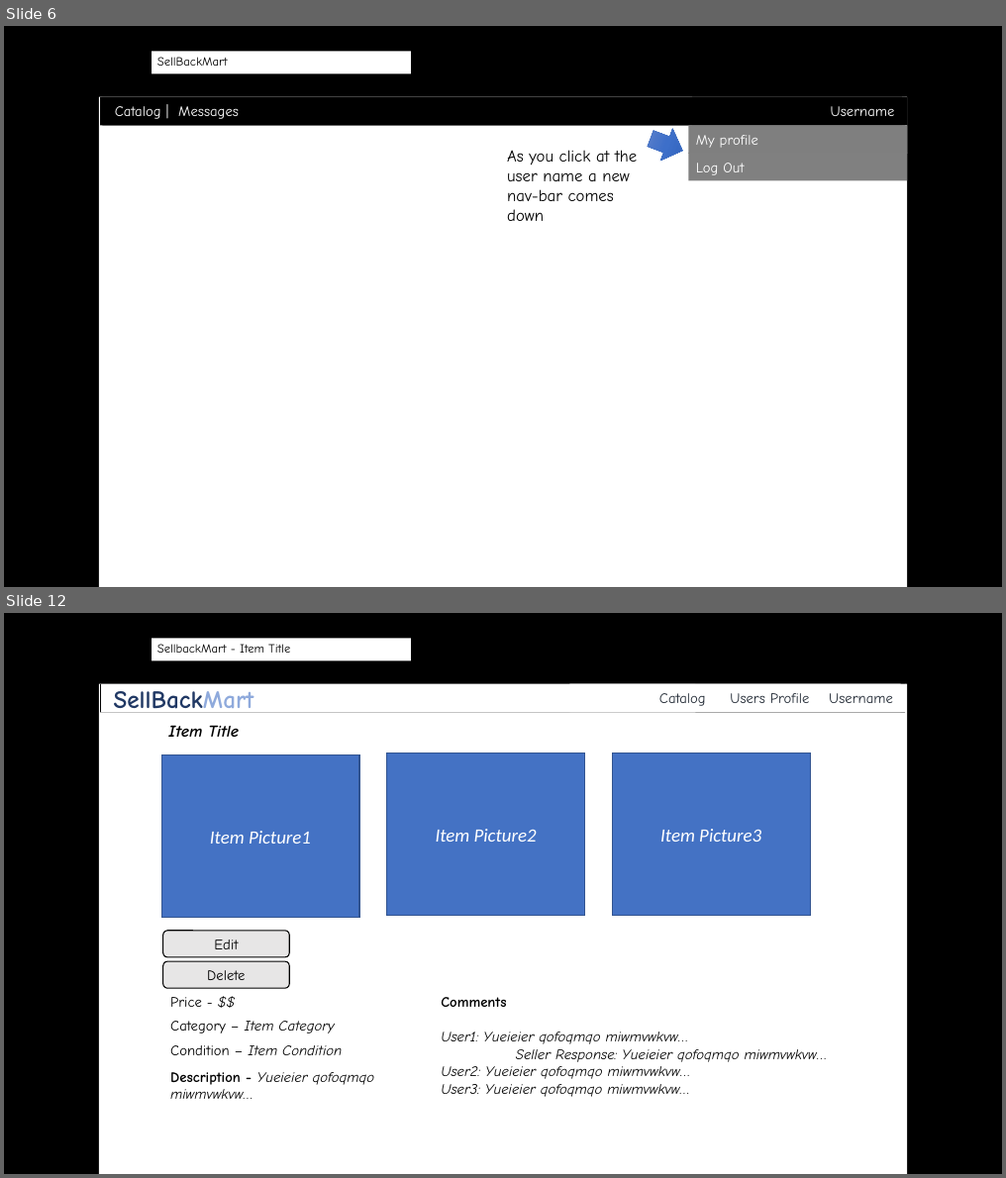
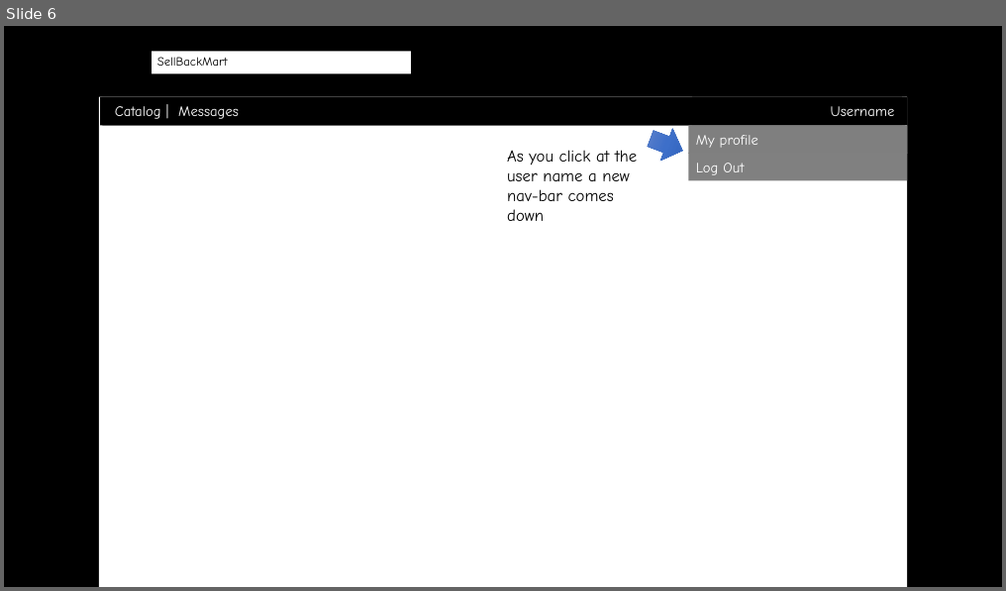
Before and after one commit to byllynho/SellBackMart, a slide deck: docs/wireframes/wireframes.pptx. Shown one above the other, each under a label of ours: slides 6 and 12 before the commit, slide 6 after it; the slides between them are not shown. The pictures are 1006x1178 and 1006x591 pixels, drawn with LibreOffice and Linux fonts; fonts in the diff are those of the drawing; background and template pictures are left out. Boxes give left, top, right and bottom in pixels: in the first picture for what was removed or moved away, otherwise in the second. Text is boxed around its words. In the diff, an @@ line names an element or a change of style, - is before the commit and + after.

```diff
--- a/docs/wireframes/wireframes.pptx
+++ b/docs/wireframes/wireframes.pptx
@@ slide 12 removed at box(4, 613, 1002, 1174), background picture (left out); not listed: 2 template elements that a slide beside it also shows @@
@@ text removed at box(157, 644, 290, 653) @@
-SellbackMart - Item Title
@@ text removed at box(187, 661, 453, 683) @@
-http://localhost:3000/items/view_item_#
@@ rectangle removed at box(101, 684, 905, 713) @@
-Profile | Catalog | Messages
@@ rectangle removed at box(101, 684, 906, 713) @@
-SellBackMart
@@ rectangle removed at box(570, 684, 901, 713) @@
-Catalog Users Profile Username
@@ rectangle removed at box(696, 684, 905, 713) @@
-Log Out
@@ text removed at box(168, 725, 239, 737) @@
-Item Title
@@ rectangle removed at box(161, 756, 359, 918) @@
-Item Picture1
@@ rectangle removed at box(386, 753, 585, 916) @@
-Item Picture2
@@ rectangle removed at box(613, 753, 811, 916) @@
-Item Picture3
@@ rounded rectangle removed at box(163, 931, 290, 958) @@
-Edit
@@ rounded rectangle removed at box(163, 961, 290, 989) @@
-Delete
@@ text removed at box(170, 997, 202, 1007) @@
-Price - $$
@@ text removed at box(441, 997, 828, 1097) @@
-Comments
-User1: Yueieier qofoqmqo miwmvwkvw…
-Seller Response: Yueieier qofoqmqo miwmvwkvw…
-User2: Yueieier qofoqmqo miwmvwkvw…
-User3: Yueieier qofoqmqo miwmvwkvw…
@@ text removed at box(170, 1021, 334, 1034) @@
-Category – Item Category
@@ text removed at box(170, 1046, 342, 1056) @@
-Condition – Item Condition
@@ text removed at box(170, 1072, 374, 1099) @@
-Description - Yueieier qofoqmqo miwmvwkvw…
```
Also in this commit, not shown: 11 slides changed, 19 other files.
